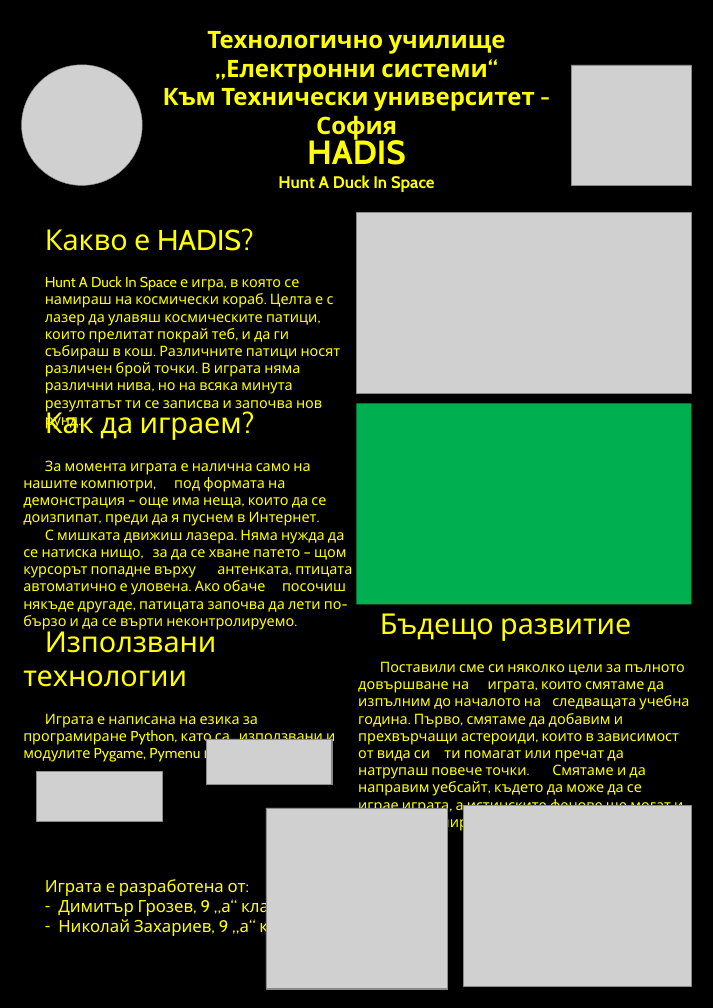
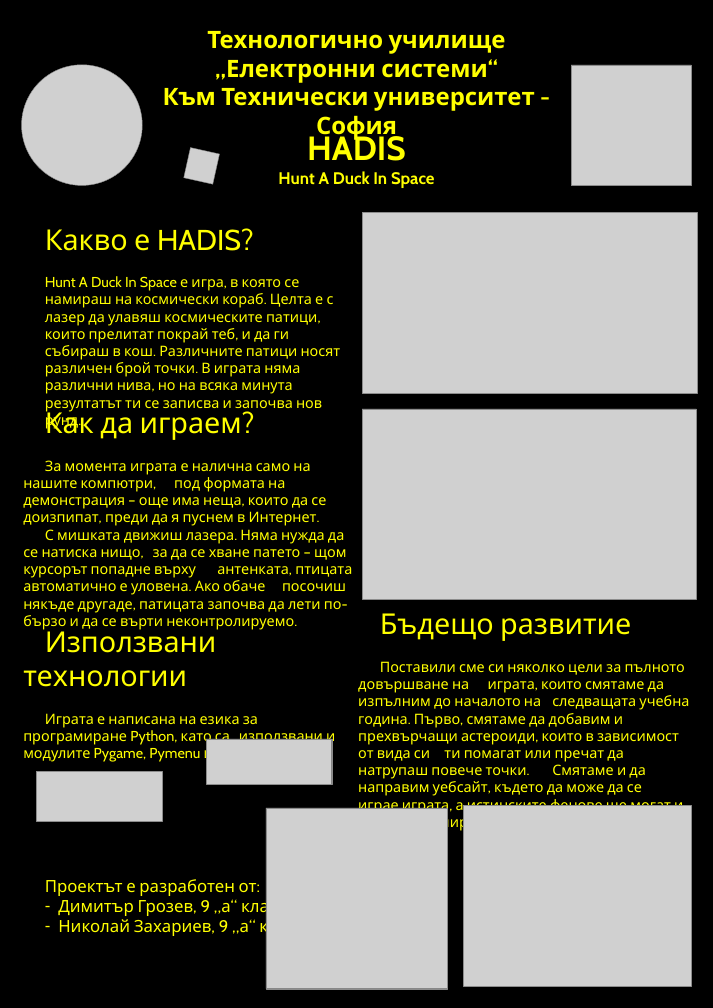
Before and after one commit to NickZach2036/HADIS, a slide deck: slide 1 of Пенокартон_HADIS.pptx. Drawn at 713x1008 pixels with LibreOffice and Linux fonts; fonts in the diff are those of the drawing; grey boxes stand for pictures; background and template pictures are left out. Boxes give left, top, right and bottom in pixels: in the first picture for what was removed or moved away, otherwise in the second. Text is boxed around its words. In the diff, an @@ line names an element or a change of style, - is before the commit and + after.

```diff
--- a/Пенокартон_HADIS.pptx
+++ b/Пенокартон_HADIS.pptx
@@ text "HADIS Hunt A Duck In ...": place and size @@
-text "HADIS Hunt A Duck In ..." at <box>278,137,435,192</box>
+text "HADIS Hunt A Duck In ..." at <box>278,133,435,188</box>
@@ picture added at <box>184,148,220,184</box> @@
@@ picture: place and size @@
-picture at <box>357,213,692,394</box>
+picture at <box>362,213,697,394</box>
@@ rectangle removed at <box>357,404,692,605</box> @@
@@ picture added at <box>362,409,697,600</box> @@
@@ text at <box>45,879,257,896</box>: text changed @@
-Играта е разработена от:
+Проектът е разработен от:
```
Also in this commit, not shown: 1 slide added, 1 other file.
